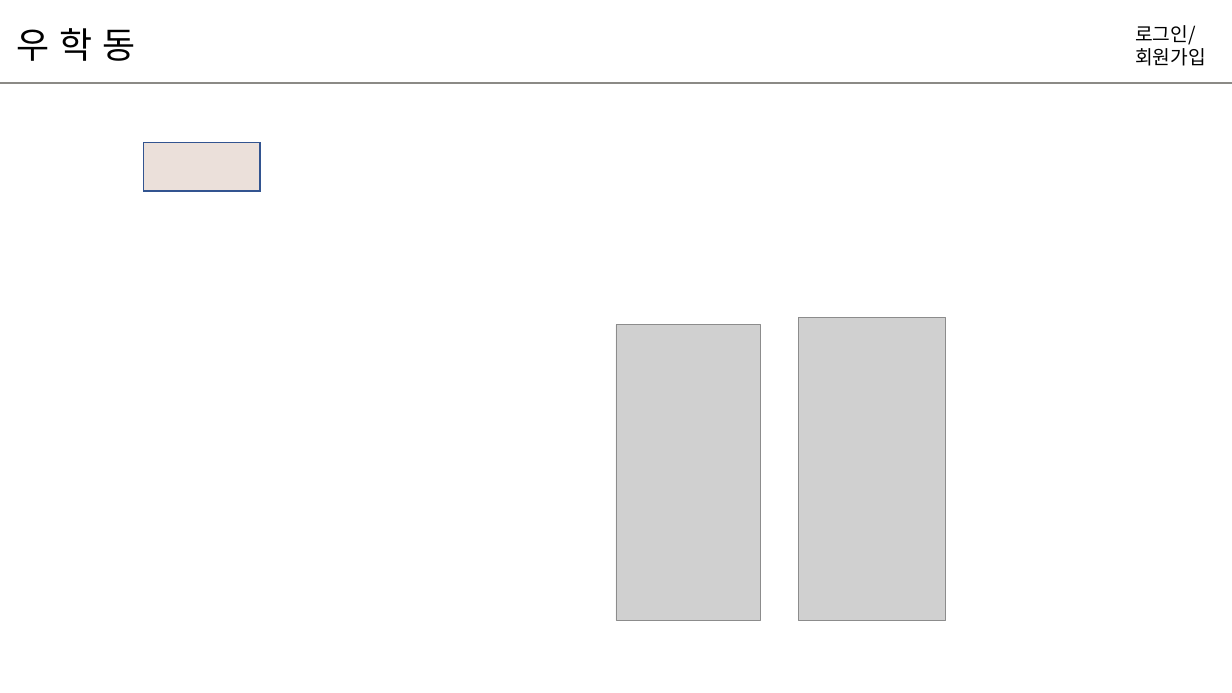
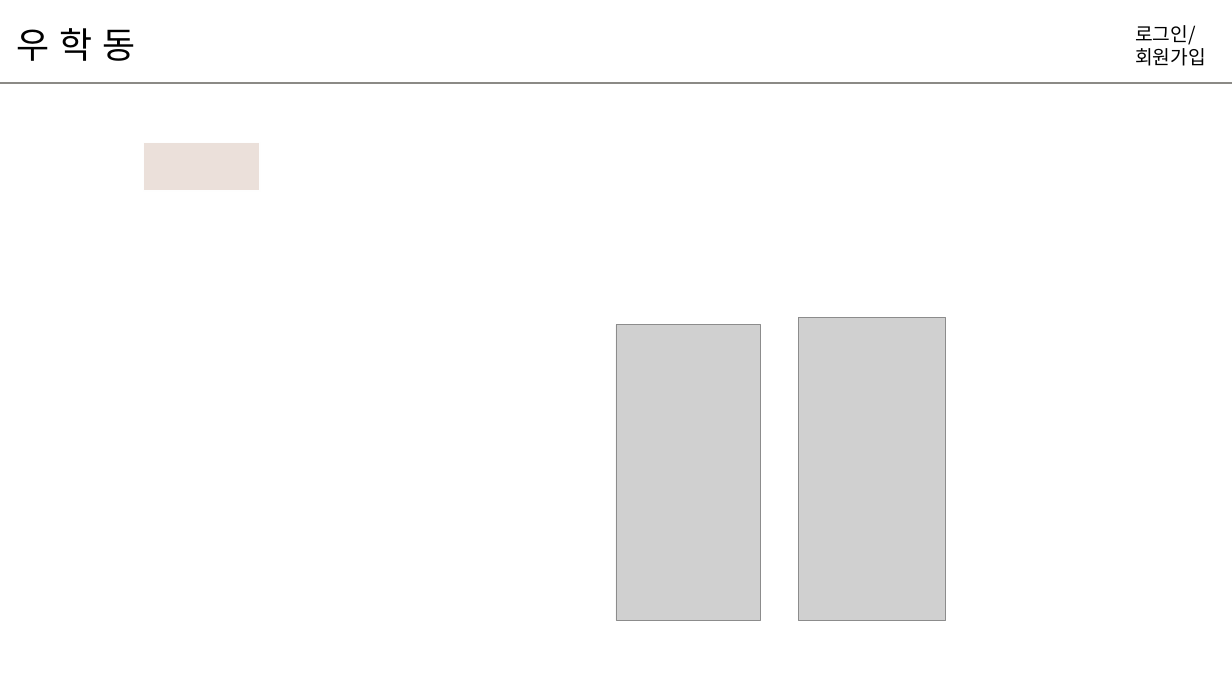
Before and after one commit to hyunniesss/ToyProject, a slide deck: slide 19 of document/와이어프레임/우학동_와이어프레임.pptx (slide 9 before the commit). Drawn at 1232x693 pixels with LibreOffice and Linux fonts; fonts in the diff are those of the drawing; grey boxes stand for pictures. Boxes give left, top, right and bottom in pixels: in the first picture for what was removed or moved away, otherwise in the second. Text is boxed around its words. In the diff, an @@ line names an element or a change of style, - is before the commit and + after.

```diff
--- a/document/와이어프레임/우학동_와이어프레임.pptx
+++ b/document/와이어프레임/우학동_와이어프레임.pptx
@@ rectangle at (143,142,260,190): outline #325491 1 pt to #FEFEFE 1 pt @@
```
Also in this commit, not shown: 4 other slides changed, 10 slides added, 1 other file.
